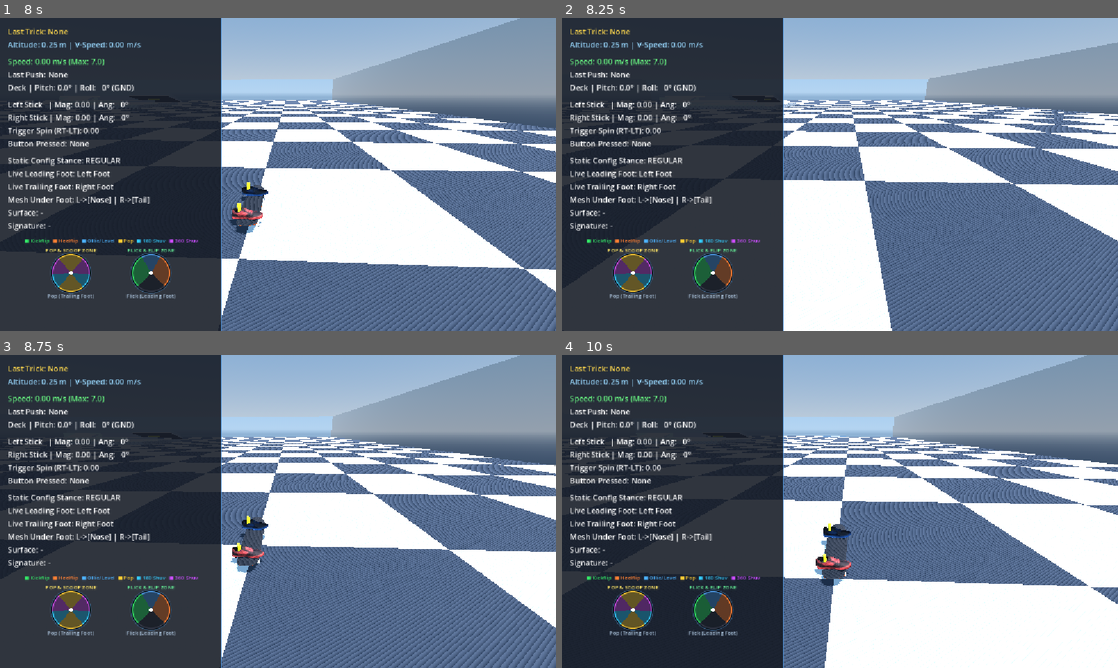
Above: before the commit, frames 1-4 (two rows, left to right).
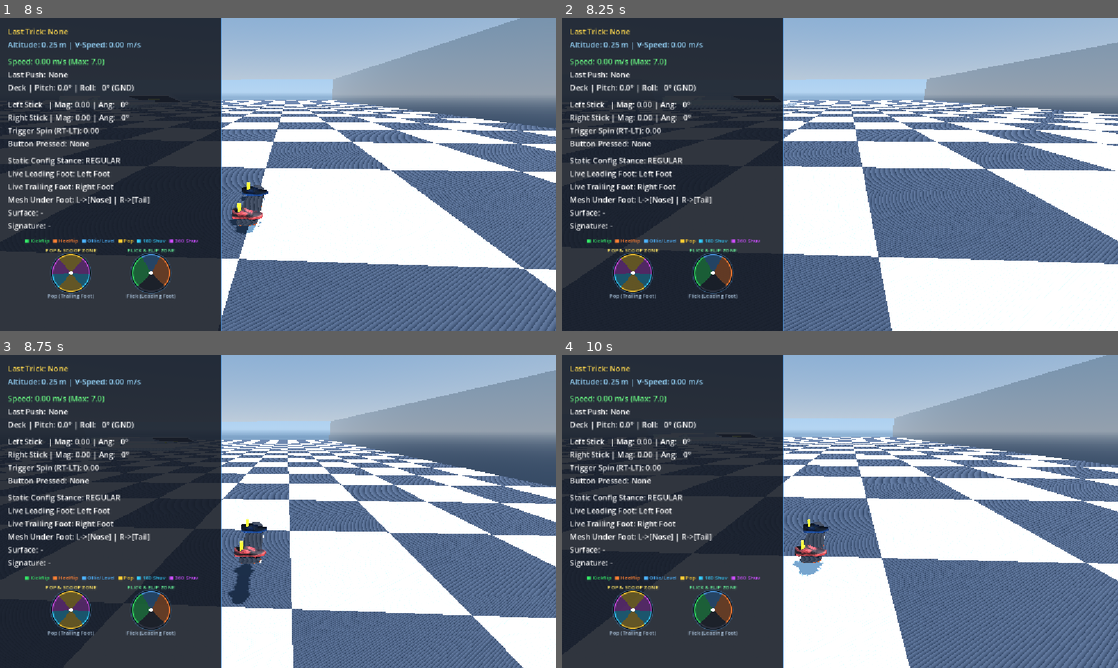
Above: after the commit, the same moments.

Repository: nklunder/skate-sim
Game: Godot game, scene res://tests/pop_gesture.tscn
Same seed, same stepped clock (60 frames per second), same inputs: the game is played once before the commit and once after it. This scene is started directly instead of the project's main scene.
Inputs (mouse positions are in pixels of both pictures, inside the frame that each line leads up to):
- Up to frame 1 (8 s): tap Enter at 0.5 s; move the mouse to (400, 158) at 0.52 s; hold Right (ui_right) 0.53-1.25 s; hold L 0.53-1.25 s; click (400, 158) at 0.67 s; tap Space at 0.77, 3.77, 6.77 s; drag from (166, 190) to (250, 237) at 1.27 s; move the mouse to (333, 105) at 2.02 s; hold Right (ui_right) 2.03-2.75 s; hold K 2.03-2.75 s; drag from (250, 237) to (111, 127) at 2.77 s; move the mouse to (444, 221) at 3.52 s; hold Left (ui_left) 3.53-4.25 s; hold Q 3.53-4.25 s; drag from (111, 127) to (194, 96) at 4.27 s; move the mouse to (305, 174) at 5.02 s; hold Down (ui_down) 5.03-5.75 s; hold V 5.03-5.75 s; click (305, 174) at 5.17 s; drag from (194, 96) to (166, 190) at 5.77 s; move the mouse to (400, 158) at 6.52 s; hold Up (ui_up) 6.53-7.25 s; hold Z 6.53-7.25 s; drag from (166, 190) to (250, 237) at 7.27 s
- Up to frame 2 (8.25 s): move the mouse to (895, 105) at 8.02 s; hold Down (ui_down) from 8.03 s (still down); hold X from 8.03 s (still down)
- Up to frame 3 (8.75 s): keep holding Down (ui_down); keep holding X
- Up to frame 4 (10 s): release Down (ui_down) at 8.75 s; release X at 8.75 s; drag from (812, 574) to (673, 464) at 8.77 s; move the mouse to (1006, 558) at 9.52 s; hold Up (ui_up) from 9.53 s (still down); hold H from 9.53 s (still down); click (1006, 558) at 9.67 s; tap Space at 9.77 s

Frame 1 is identical in both runs. In frame 2, 27% of the frame differs, in the area x 36-100%, y 19-100%; in frame 3, 29%; in frame 4, 33%, in the area x 25-100%, y 0-100%.

Commit message:
stop a directional pop swapping the kickturn truck
Reported: after a stationary side-impulse kickflip the kickturn pivoted on the
front truck instead of the back. Two causes.

First, a regression I introduced in db4c422. Routing the deck's kick-out yaw
through wind_twist() inverted its sign. wind_twist() records how far the board
is AHEAD of the rider, and relaxing that twist is what turns the deck - so the
board ends up moving by MINUS the wound amount. Winding by the direction the
deck should end up going kicked it the wrong way, +3.73 deg becoming -3.73. No
suite caught it because none of them pops laterally.

Second, and pre-existing: the third appearance of one bug class.
update_stance_facts() took its travel direction from the RAW VELOCITY VECTOR
whenever speed cleared 0.22 m/s. A standing directional pop leaps over 1 m/s
straight sideways, and the feet are mounted fore and aft - so both dot
products come out near zero and leading_foot is decided by noise. It picks the
kickturn axle. _update_travel_axis_sign() had the same flaw, gating on total
speed and then reading a near-zero along-axis component.

Both now read ALONG THE WHEELS, which is the same fix the chase camera got in
79d0298. That rule has now been needed in three separate consumers, so it is
recorded in AGENTS.md as applying to every reader of "which way am I going".

Worth recording: with the yaw sign corrected, the raw-velocity stance code
happens to give the right answer, because the deck's kick breaks the near-tie
in its favour. It worked by luck. With lateral_pop_yaw_deg set to 0 - a true
perpendicular tie - it flips, and the axis-sign derivation does not.

pop_gesture gains three cases: left and right pocket pops asserting the deck
kicks the correct way, and a no-kick pop asserting stance stability. The flip
check is STICKY on purpose - a stance flip that recovers on landing still
pivoted the wrong truck while it lasted, and sampling the final state alone
missed it entirely. Both fixes verified by falsification.

All five suites otherwise byte-identical.

Co-Authored-By: Claude Opus 5 <noreply@anthropic.com>

Diff:
--- a/scripts/input/RiderInput.gd
+++ b/scripts/input/RiderInput.gd
@@ -136,7 +136,7 @@
 ##
 ## `deck_reversed` is whether the DECK ITSELF is currently turned 180 deg from its resting
 ## orientation - see the nose/tail note below.
-func update_stance_facts(pivot: Node3D, left_rest: Vector3, right_rest: Vector3, vel: Vector3,
+func update_stance_facts(pivot: Node3D, left_rest: Vector3, right_rest: Vector3,
 		root: Node3D = null, travel_axis_sign: float = 1.0, deck_reversed: bool = false) -> void:
 	# NOSE and TAIL are fixed attributes of the BOARD, and are not the same question as leading and
 	# trailing. Land a shove-it and the deck has turned 180 deg underneath a rider who has not moved:
@@ -160,8 +160,16 @@
 	# irrelevant here - a board rolls equally well either way round. Rest offsets are rotated into
 	# world space by the pivot's basis, which is exactly what (foot.global_position -
 	# pivot.global_position) evaluated to back when the live nodes were read.
+	#
+	# Taken from `travel_axis_sign` - which way along the ROLLING AXIS the rider is going - and never
+	# from the raw velocity vector. The feet are mounted fore and aft, so a travel direction with a
+	# large sideways component dots to nearly zero against both of them and the comparison below is
+	# decided by noise. A standing directional pop is exactly that: over 1 m/s straight sideways.
+	# leading_foot would flip mid-flight, and since it picks the kickturn axle the board came down
+	# pivoting on the wrong truck. The sign already holds through low speed, so it is also the right
+	# answer when stopped.
 	var forward_source: Node3D = root if root != null else pivot.get_parent()
-	var travel_dir: Vector3 = vel.normalized() if vel.length_squared() > 0.05 else -forward_source.global_transform.basis.z * travel_axis_sign
+	var travel_dir: Vector3 = -forward_source.global_transform.basis.z * travel_axis_sign
 	var basis: Basis = pivot.global_transform.basis
 	if (basis * left_rest).dot(travel_dir) > (basis * right_rest).dot(travel_dir):
 		leading_foot = Foot.LEFT
--- a/scripts/player/SkaterController.gd
+++ b/scripts/player/SkaterController.gd
@@ -118,6 +118,7 @@
 @export var spin_speed_deg: float = 540.0
 ## Gyroscopic coupling factor: adds rotational inertia to multi-axis tricks (e.g. 360 flips) so they complete later.
 @export var rotational_complexity_coupling: float = 0.15
+
 ## Where each axis is heading. DERIVED from the turn counts below, never fixed at the pop - see
 ## _refresh_rotation_targets().
 var target_board_roll: float = 0.0
@@ -791,12 +792,15 @@
 ## a skater stalling to a stop keeps the direction they were rolling rather than snapping to the
 ## rig's static forward.
 func _update_travel_axis_sign() -> void:
-	var flat_vel := Vector2(velocity.x, velocity.z)
-	if flat_vel.length() <= travel_min_speed:
-		return
+	# Measured ALONG THE WHEELS, not on total speed. Gating on total speed and then reading a tiny
+	# along-axis component let motion that was almost entirely SIDEWAYS set which way the rider is
+	# travelling: a standing directional pop leaps perpendicular to the deck at over 1 m/s, clearing
+	# any speed gate, while the along-axis component is near zero and its sign is noise. That fed
+	# leading_foot, which fed the kickturn axle, and the board pivoted on the wrong truck after
+	# landing. Same mistake the chase camera made with its heading, in a second consumer.
 	var axis: Vector3 = _board_axis()
 	var along: float = Vector3(velocity.x, 0.0, velocity.z).dot(axis)
-	if absf(along) > 0.01:
+	if absf(along) > travel_min_speed:
 		_travel_axis_sign = 1.0 if along >= 0.0 else -1.0
 
 ## Hands FootInputState the geometry it needs to work out which foot is leading, and which end of
@@ -817,7 +821,7 @@
 ## rider at all - read the deck's real orientation rather than inferring it from the rider's stance.
 func _update_stance_facts() -> void:
 	rider.update_stance_facts(board_pivot, foot_rig.left_rest, foot_rig.right_rest,
-		Vector3(velocity.x, 0.0, velocity.z), self, _travel_axis_sign, deck_reversed())
+		self, _travel_axis_sign, deck_reversed())
 
 ## Step 2. Push impulses from the face buttons (latched inputs ensure zero missed taps).
 func _apply_push_inputs() -> void:
@@ -895,7 +899,12 @@
 		# The deck kicking out under a directional pop is a twist between rider and board, so it winds
 		# the torsion rather than being written straight onto the board's yaw. Written the old way it
 		# would be a yaw the coupling never agreed to, and the torsion would quietly undo it.
-		rider_body.wind_twist(-trick.pop_lateral_impulse_ratio * lateral_pop_yaw_deg)
+		#
+		# MIND THE SIGN. wind_twist() records how far the board is AHEAD of the rider, and relaxing
+		# that twist is what turns the deck - so the board ends up moving by MINUS the wound amount.
+		# Winding by -ratio (the direction the deck should end up going) therefore kicked it the wrong
+		# way, and no suite caught it because none of them pops laterally.
+		rider_body.wind_twist(trick.pop_lateral_impulse_ratio * lateral_pop_yaw_deg)
 		trick.pop_lateral_impulse_ratio = 0.0
 
 	airborne_body_yaw_deg = 0.0
@@ -1087,6 +1096,7 @@
 		return
 	flip_roll_rate = roll_sweep / trick_time
 	flip_yaw_rate = yaw_sweep / trick_time
+
 
 ## Rebuilds both rotation targets from the turn counts.
 ##
--- a/scripts/tricks/TrickState.gd
+++ b/scripts/tricks/TrickState.gd
@@ -110,6 +110,7 @@
 ## load_release_rate; direction tracks the thumb, so gliding the foot across the tail's pockets
 ## still aims the pop in real time. This, not `rider.back_stick()`, is what a pop is measured from.
 var _load: Vector2 = Vector2.ZERO
+
 var _accumulated_scoop_deg: float = 0.0
 var _last_frame_scoop_angle: float = 0.0
 var last_combo_string: String = "None"
--- a/tests/pop_gesture.gd
+++ b/tests/pop_gesture.gd
@@ -54,6 +54,24 @@
 		"min_h": 0.005, "max_h": 0.10},
 	{"label": "steady light hold (ledge drop)", "hold": 0.25, "wait": 0, "flick_over": 2.0,
 		"min_h": 0.0, "max_h": 0.01},
+	# THE DIRECTIONAL POP. Popping from a standstill with the foot in a side pocket leaps the rider
+	# over a metre per second STRAIGHT SIDEWAYS. That is nearly perpendicular to the deck, so anything
+	# deriving a heading from raw velocity gets noise - leading_foot flipped mid-flight, and since it
+	# picks the kickturn axle the board came down pivoting on the wrong truck. Invisible to every
+	# suite until now, and the third time this class of bug has bitten (chase camera heading, travel
+	# axis sign, and this). Also pins the direction the deck kicks, which a sign inversion in the
+	# torsion routing reversed with nothing to catch it.
+	{"label": "left pocket pop, stationary", "hold": 1.0, "wait": 0, "flick_over": 2.0,
+		"speed": 0.0, "pocket_x": -0.56, "expect_yaw_sign": 1.0, "min_h": 0.60, "max_h": 0.90},
+	{"label": "right pocket pop, stationary", "hold": 1.0, "wait": 0, "flick_over": 2.0,
+		"speed": 0.0, "pocket_x": 0.56, "expect_yaw_sign": -1.0, "min_h": 0.60, "max_h": 0.90},
+	# The same pop with the deck's kick-out yaw DISABLED, which is the case that actually pins the
+	# stance derivation. With the kick present, travel is a hair off perpendicular and the fore/aft
+	# dot-product comparison breaks in the deck's favour by luck; at zero it is a true tie and a
+	# stance read from raw velocity is a coin flip. Deriving it from the along-axis sign instead is
+	# what makes it deterministic, and this is the case that fails without it.
+	{"label": "lateral pop, no deck kick", "hold": 1.0, "wait": 0, "flick_over": 2.0,
+		"speed": 0.0, "pocket_x": -0.56, "lateral_yaw": 0.0, "min_h": 0.60, "max_h": 0.90},
 	# The compression must SPRING BACK, not latch. A rider who loads hard, eases off and then sits
 	# there has let the tail up; flicking later is a gentle pop, not a stored full one.
 	{"label": "full load, eased off, flicked late", "pre": 1.0, "hold": 0.30, "wait": 30,
@@ -78,6 +96,13 @@
 var _y0: float = 0.0
 var _scale: float = -1.0
 var _dropped: bool = false
+var _lead_before: RiderInput.Foot = RiderInput.Foot.LEFT
+var _axle_before: float = 0.0
+## STICKY. A flip that happens mid-flight and recovers on landing is still a flip - the board pivots
+## on the wrong truck for as long as it lasts, and sampling only the final state misses it entirely.
+var _lead_flipped: bool = false
+var _axle_flipped: bool = false
+var _peak_yaw: float = 0.0
 
 func _ready() -> void:
 	_start_case()
@@ -89,8 +114,10 @@
 	add_child(_world)
 	_skater = _world.get_node("SkaterRig") as SkaterController
 	_skater.global_position = Vector3(20.0, _skater.ride_height, 20.0)
-	_skater.velocity = Vector3(0.0, 0.0, -7.0)
+	_skater.velocity = Vector3(0.0, 0.0, -float(CASES[_case].get("speed", 7.0)))
 	_skater.rider.stance = STANCES[_stance]["stance"]
+	if CASES[_case].has("lateral_yaw"):
+		_skater.lateral_pop_yaw_deg = float(CASES[_case]["lateral_yaw"])
 	# Silence the poller so written sticks survive; TrickState still ticks, so the pop goes through
 	# the real recogniser and _release_pop() rather than being injected.
 	_skater.rider.set_physics_process(false)
@@ -99,6 +126,9 @@
 	_peak = 0.0
 	_scale = -1.0
 	_dropped = false
+	_lead_flipped = false
+	_axle_flipped = false
+	_peak_yaw = 0.0
 	_y0 = _skater.global_position.y
 
 func _physics_process(_delta: float) -> void:
@@ -114,7 +144,7 @@
 		if c.has("pre") and _frame <= 10:
 			held = float(c["pre"])
 		var back_is_right: bool = rider.leading_foot == RiderInput.Foot.LEFT
-		var load := Vector2(0.0, held)
+		var load := Vector2(float(c.get("pocket_x", 0.0)), held)
 		var flick := Vector2.ZERO
 		if _frame >= flick_at:
 			var t: float = clampf(float(_frame - flick_at + 1) / float(c["flick_over"]), 0.0, 1.0)
@@ -132,6 +162,9 @@
 	rider.right_mag = rider.right_stick_raw.length()
 
 	# A load dropped back to NONE after the gesture began is the second failure mode.
+	if _frame == 3:
+		_lead_before = rider.leading_foot
+		_axle_before = _skater.trailing_axle_z()
 	if _frame > 12 and _pop_frame < 0 and _skater.trick.current_pop_state == TrickState.PopState.NONE:
 		_dropped = true
 
@@ -141,6 +174,12 @@
 
 	if _pop_frame > 0:
 		_peak = maxf(_peak, _skater.global_position.y - _y0)
+		if absf(_skater.board_pivot.rotation_degrees.y) > absf(_peak_yaw):
+			_peak_yaw = _skater.board_pivot.rotation_degrees.y
+		if rider.leading_foot != _lead_before:
+			_lead_flipped = true
+		if signf(_skater.trailing_axle_z()) != signf(_axle_before):
+			_axle_flipped = true
 		if _frame > _pop_frame + 45:
 			_finish_case()
 	elif _frame > 140:
@@ -160,6 +199,13 @@
 			problems.append("height %.3f below %.3f - loaded but got no pop for it" % [_peak, c["min_h"]])
 		if _peak > float(c["max_h"]):
 			problems.append("height %.3f above %.3f - more pop than the rider asked for" % [_peak, c["max_h"]])
+		if _lead_flipped:
+			problems.append("leading_foot flipped during the trick - the kickturn axle swaps with it")
+		if _axle_flipped:
+			problems.append("trailing axle sign flipped during the trick - board pivots on the wrong truck")
+		if c.has("expect_yaw_sign") and signf(_peak_yaw) != float(c["expect_yaw_sign"]):
+			problems.append("deck kicked the wrong way: peak board yaw %+.2f, expected sign %+.0f"
+				% [_peak_yaw, float(c["expect_yaw_sign"])])
 
 	var ok: bool = problems.is_empty()
 	print("%-34s %-8s %s | scale %.2f | height %.3f m" % [
Not shown, changed: AGENTS.md
Not shown, changed: docs/CHANGELOG_LEDGER.md
